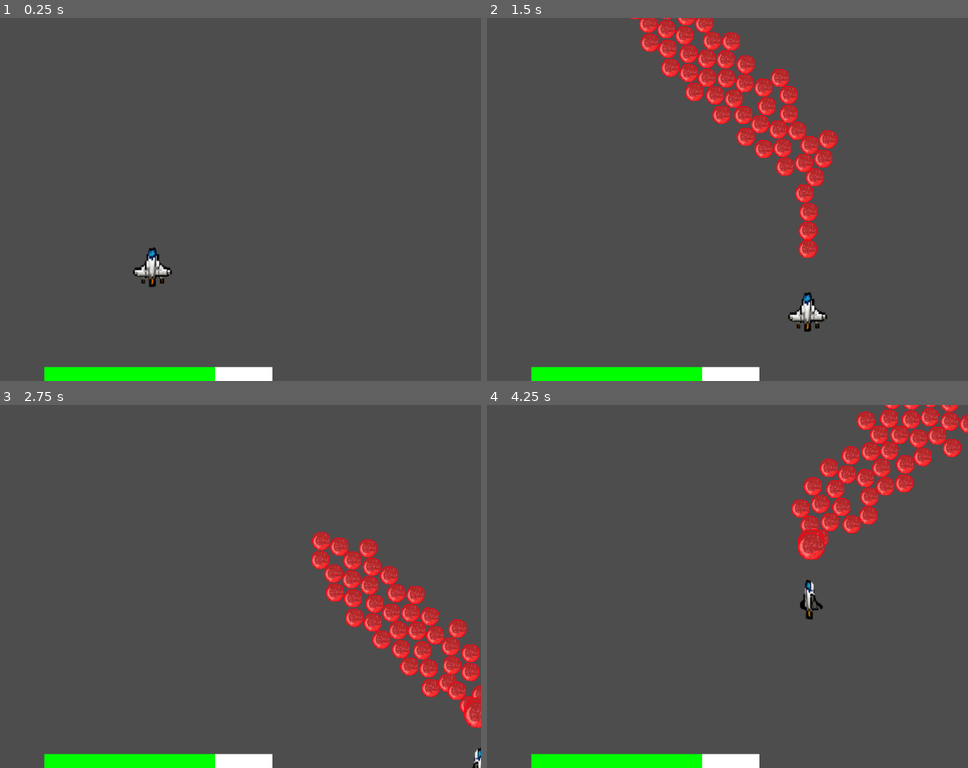
Above: before the commit, frames 1-4 (two rows, left to right).
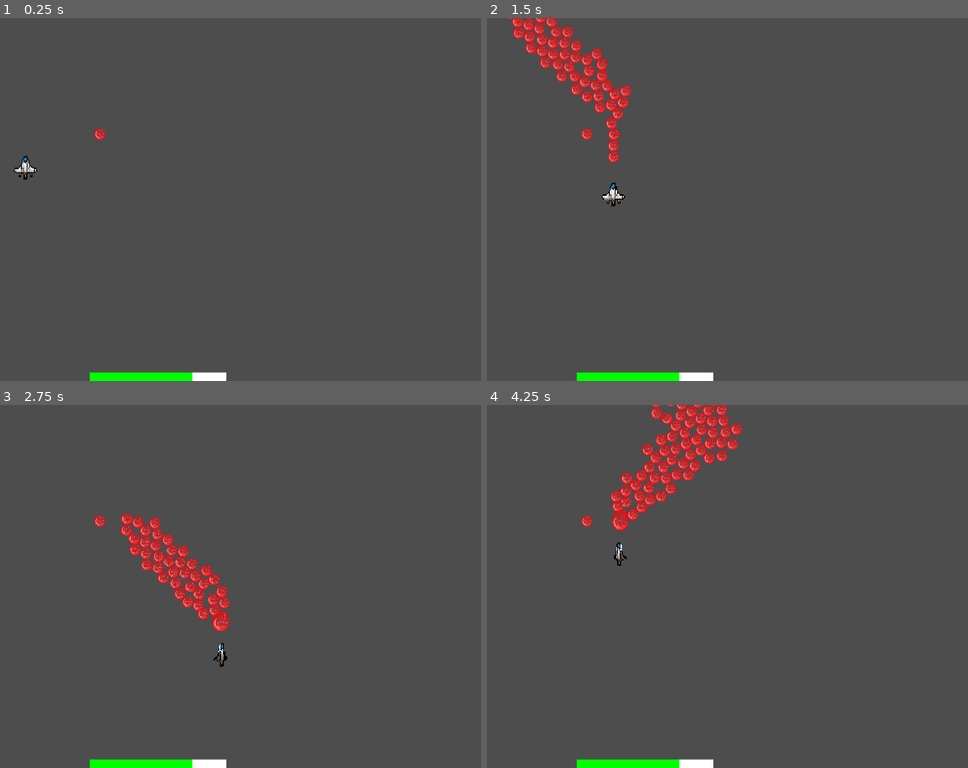
Above: after the commit, the same moments.

Repository: Tigatok/skunkworks-game
Game: Godot game, scene res://Main.tscn
Two runs of this game, one before a commit and one after it. Both use one fixed random seed, a clock stepped at 60 frames per second and the inputs below.
Inputs:
- Up to frame 1 (0.25 s): no input
- Up to frame 2 (1.5 s): tap Enter at 0.5 s; hold Right (move_right) 0.53-1.28 s; hold Space (space) 0.53-1.28 s; hold Down (move_down) from 1.28 s (still down); tap Space (space) at 1.35 s
- Up to frame 3 (2.75 s): release Down (move_down) at 2.03 s; hold Right (move_right) from 2.03 s (still down); hold Space (space) from 2.03 s (still down)
- Up to frame 4 (4.25 s): release Right (move_right) at 2.78 s; release Space (space) at 2.78 s; hold Up (move_up) 2.78-3.53 s; tap Space (space) at 2.85 s; hold Left (move_left) from 3.53 s (still down); hold Space (space) from 3.53 s (still down)

The runs differ from the first frame. In frame 1, 2.0% of the frame differs, in the area x 2-57%, y 30-100%; in frame 2, 11%, in the area x 4-73%, y 0-100%; in frame 3, 10%; in frame 4, 11%.

Commit message:
Tries adding Camera.

Diff:
--- a/Main.tscn
+++ b/Main.tscn
@@ -1,7 +1,8 @@
-[gd_scene load_steps=3 format=3 uid="uid://oyc7bxfiwvp7"]
+[gd_scene load_steps=4 format=3 uid="uid://oyc7bxfiwvp7"]
 
 [ext_resource type="PackedScene" uid="uid://ch8dira8rnh4g" path="res://HUD.tscn" id="1_1l33u"]
 [ext_resource type="PackedScene" uid="uid://d2cdroli1vm8f" path="res://Player/Player.tscn" id="1_4ym65"]
+[ext_resource type="Texture2D" uid="uid://cld4cmvqmnh5m" path="res://Missile/missile-1.png" id="3_w8ywm"]
 
 [node name="Main" type="CanvasLayer"]
 
@@ -10,3 +11,16 @@
 [node name="Player" parent="." instance=ExtResource("1_4ym65")]
 position = Vector2(566, 444)
 scale = Vector2(1.5, 1.5)
+
+[node name="RemoteTransform2D2" type="RemoteTransform2D" parent="Player"]
+remote_path = NodePath("../../Camera2D")
+
+[node name="Missile-1" type="Sprite2D" parent="."]
+position = Vector2(787, 345)
+texture = ExtResource("3_w8ywm")
+
+[node name="Camera2D" type="Camera2D" parent="."]
+position = Vector2(566, 444)
+scale = Vector2(1.5, 1.5)
+drag_horizontal_enabled = true
+drag_vertical_enabled = true
--- a/project.godot
+++ b/project.godot
@@ -13,6 +13,11 @@
 config/name="spacegame"
 run/main_scene="res://Main.tscn"
 config/features=PackedStringArray("4.0", "Forward Plus")
+
+[display]
+
+window/size/viewport_width=1920
+window/size/viewport_height=1080
 
 [input]
 
@@ -41,3 +46,7 @@
 "events": [Object(InputEventKey,"resource_local_to_scene":false,"resource_name":"","device":-1,"window_id":0,"alt_pressed":false,"shift_pressed":false,"ctrl_pressed":false,"meta_pressed":false,"pressed":false,"keycode":0,"physical_keycode":32,"key_label":0,"unicode":32,"echo":false,"script":null)
 ]
 }
+
+[rendering]
+
+textures/canvas_textures/default_texture_filter=0
